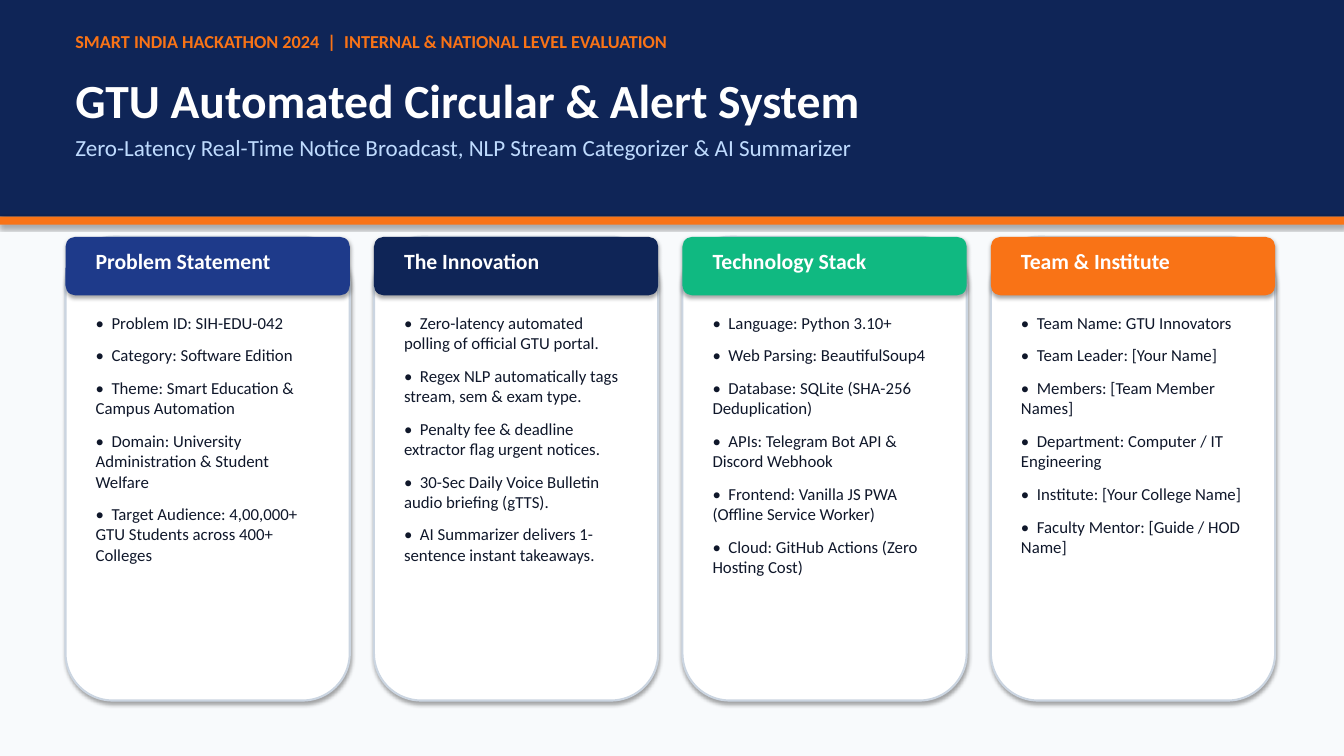
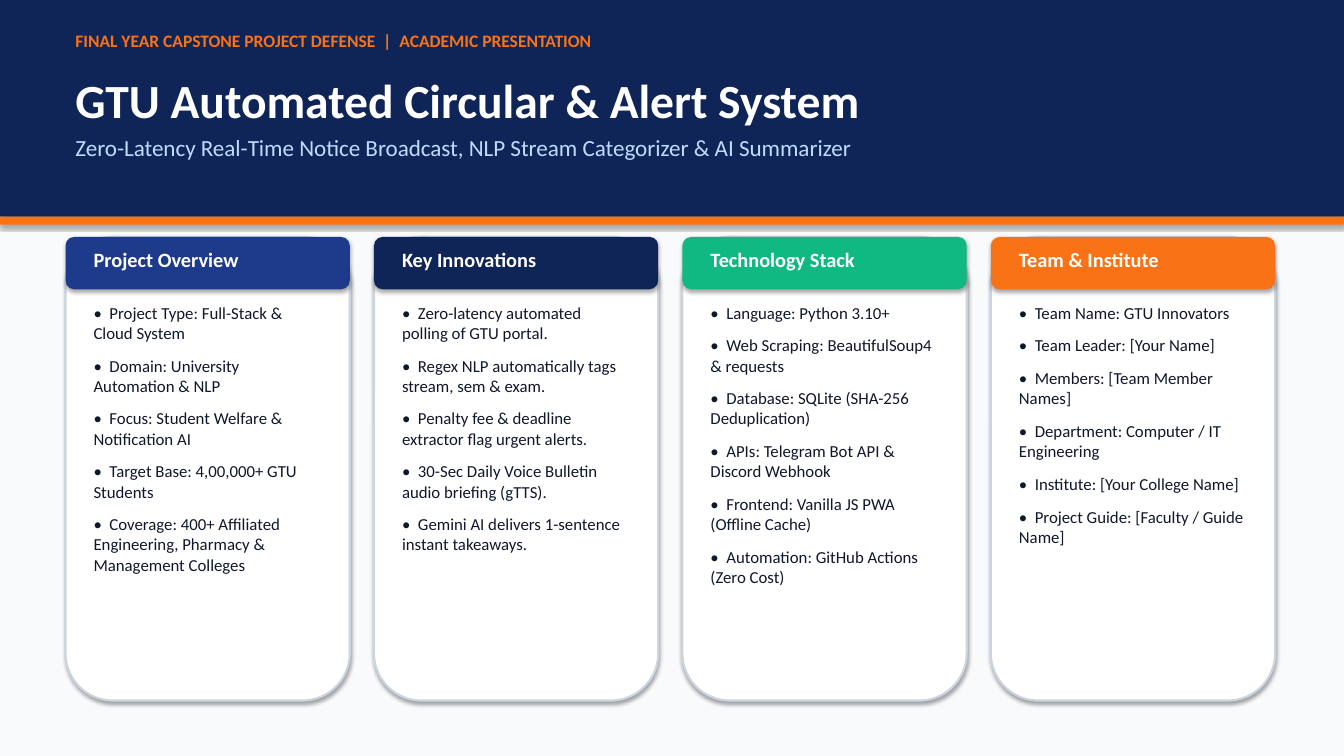
Before and after one commit to SMuhammad24/GTUAlertsystem, a slide deck: slide 1 of SIH2024_GTU_Alert_System_Presentation.pptx. Drawn at 1344x756 pixels with LibreOffice and Linux fonts; fonts in the diff are those of the drawing. Boxes give left, top, right and bottom in pixels: in the first picture for what was removed or moved away, otherwise in the second. Text is boxed around its words. In the diff, an @@ line names an element or a change of style, - is before the commit and + after.

```diff
--- a/SIH2024_GTU_Alert_System_Presentation.pptx
+++ b/SIH2024_GTU_Alert_System_Presentation.pptx
@@ text at [75, 35, 591, 47]: text changed; size 13 to 12.5 pt @@
-SMART INDIA HACKATHON 2024 | INTERNAL & NATIONAL LEVEL EVALUATION
+FINAL YEAR CAPSTONE PROJECT DEFENSE | ACADEMIC PRESENTATION
@@ rounded rectangle: place and size @@
-rounded rectangle at [66, 237, 350, 295]
+rounded rectangle at [66, 237, 350, 289]
@@ rounded rectangle: place and size @@
-rounded rectangle at [374, 237, 658, 295]
+rounded rectangle at [374, 237, 658, 289]
@@ rounded rectangle: place and size @@
-rounded rectangle at [683, 237, 967, 295]
+rounded rectangle at [683, 237, 967, 289]
@@ rounded rectangle: place and size @@
-rounded rectangle at [991, 237, 1275, 295]
+rounded rectangle at [991, 237, 1275, 289]
@@ text at [94, 252, 239, 271]: text changed; size 15.5 to 14.5 pt @@
-Problem Statement
+Project Overview
@@ text at [402, 252, 536, 271]: text changed; size 15.5 to 14.5 pt @@
-The Innovation
+Key Innovations
@@ text "Technology Stack" at [710, 252, 855, 271]: size 15.5 to 14.5 pt @@
@@ text "Team & Institute" at [1019, 253, 1158, 267]: size 15.5 to 14.5 pt @@
@@ text "• Zero-latency automated polling of ...": place and size @@
-text "• Zero-latency automated polling of ..." at [404, 317, 618, 564]
+text "• Zero-latency automated polling of ..." at [402, 307, 620, 553]
@@ text "• Language: Python 3.10+": place and size @@
-text "• Language: Python 3.10+" at [713, 317, 925, 576]
+text "• Language: Python 3.10+" at [710, 307, 932, 585]
@@ text "• Team Name: GTU Innovators": place and size @@
-text "• Team Name: GTU Innovators" at [1021, 318, 1241, 556]
+text "• Team Name: GTU Innovators" at [1019, 308, 1243, 546]
@@ text at [94, 307, 296, 574]: text changed @@
-• Problem ID: SIH-EDU-042
-• Category: Software Edition
-• Theme: Smart Education & Campus Automation
-• Domain: University Administration & Student Welfare
-• Target Audience: 4,00,000+ GTU Students across 400+ Colleges
+• Project Type: Full-Stack & Cloud System
+• Domain: University Automation & NLP
+• Focus: Student Welfare & Notification AI
+• Target Base: 4,00,000+ GTU Students
+• Coverage: 400+ Affiliated Engineering, Pharmacy & Management Colleges
@@ text at [402, 307, 616, 448]: text changed @@
-• Zero-latency automated polling of official GTU portal.
-• Regex NLP automatically tags stream, sem & exam type.
-• Penalty fee & deadline extractor flag urgent notices.
+• Zero-latency automated polling of GTU portal.
+• Regex NLP automatically tags stream, sem & exam.
+• Penalty fee & deadline extractor flag urgent alerts.
@@ text at [726, 339, 932, 375]: text changed @@
-• Web Parsing: BeautifulSoup4
+• Web Scraping: BeautifulSoup4 & requests
@@ text at [710, 498, 918, 585]: text changed @@
-• Frontend: Vanilla JS PWA (Offline Service Worker)
-• Cloud: GitHub Actions (Zero Hosting Cost)
+• Frontend: Vanilla JS PWA (Offline Cache)
+• Automation: GitHub Actions (Zero Cost)
@@ text at [402, 518, 620, 553]: text changed @@
-• AI Summarizer delivers 1-sentence instant takeaways.
+• Gemini AI delivers 1-sentence instant takeaways.
@@ text at [1019, 511, 1243, 546]: text changed @@
-• Faculty Mentor: [Guide / HOD Name]
+• Project Guide: [Faculty / Guide Name]
```
Also in this commit, not shown: 9 other slides changed, 1 other file.
